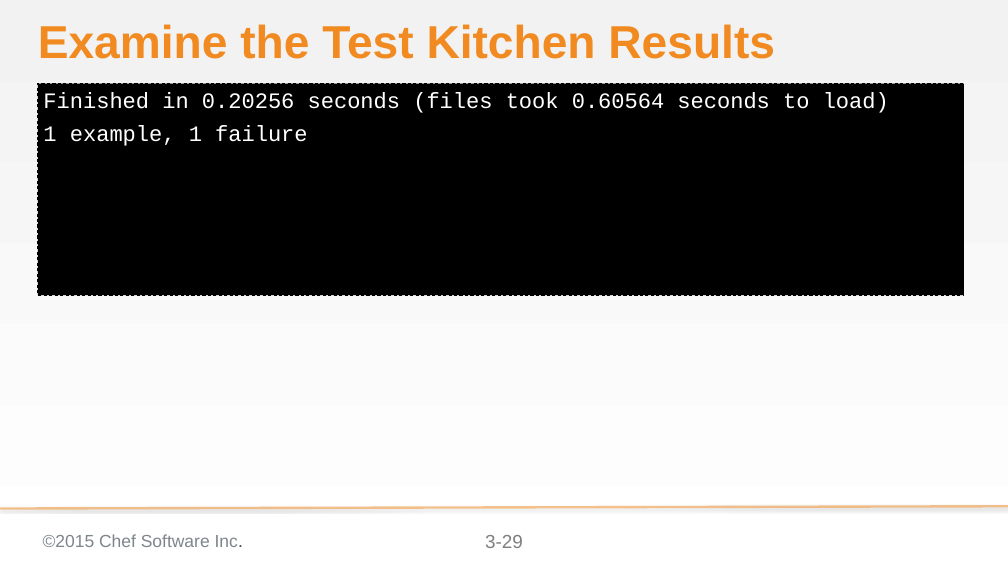
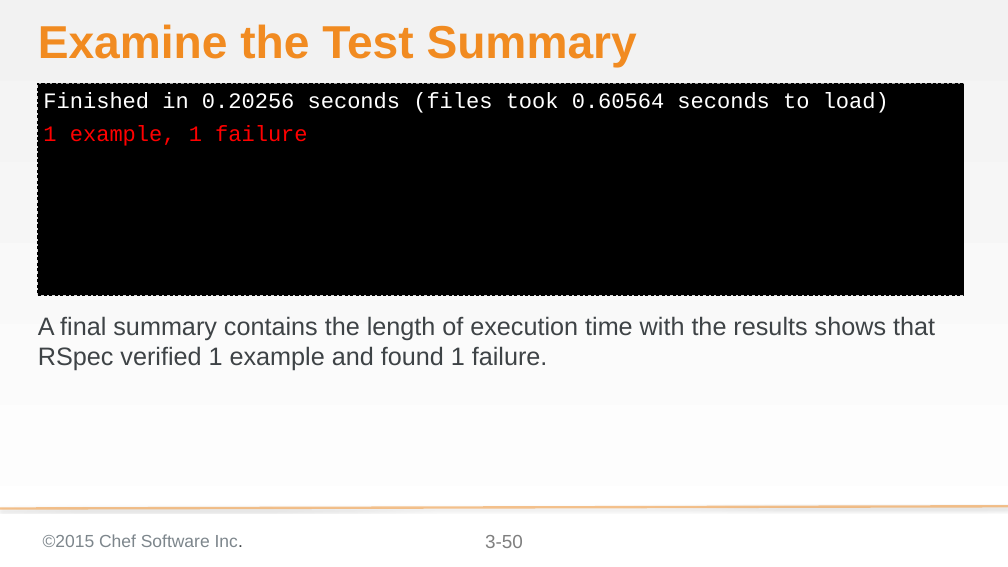
Before and after one commit to chef-training/test_driven_cookbook_development, a slide deck: slide 50 of 03-writing_a_test_first.pptx (slide 29 before the commit). Drawn at 1008x567 pixels with LibreOffice and Linux fonts; fonts in the diff are those of the drawing; background and template pictures are left out. Boxes give left, top, right and bottom in pixels: in the first picture for what was removed or moved away, otherwise in the second. Text is boxed around its words. In the diff, an @@ line names an element or a change of style, - is before the commit and + after.

```diff
--- a/03-writing_a_test_first.pptx
+++ b/03-writing_a_test_first.pptx
@@ title at (38,24,637,67): text changed @@
-Examine the Test Kitchen Results
+Examine the Test Summary
@@ text at (43,125,307,146): text colour #FFFFFF to #FF0000 in "1 example, 1 failure" @@
@@ text added at (38,316,935,371), 32 pt, text #3E4346 @@
+A final summary contains the length of execution time with the results shows that RSpec verified 1 example and found 1 failure.
@@ page number at (485,535,523,548): text changed @@
-3-29
+3-50
```
Also in this commit, not shown: 7 other slides changed, 22 slides added.
